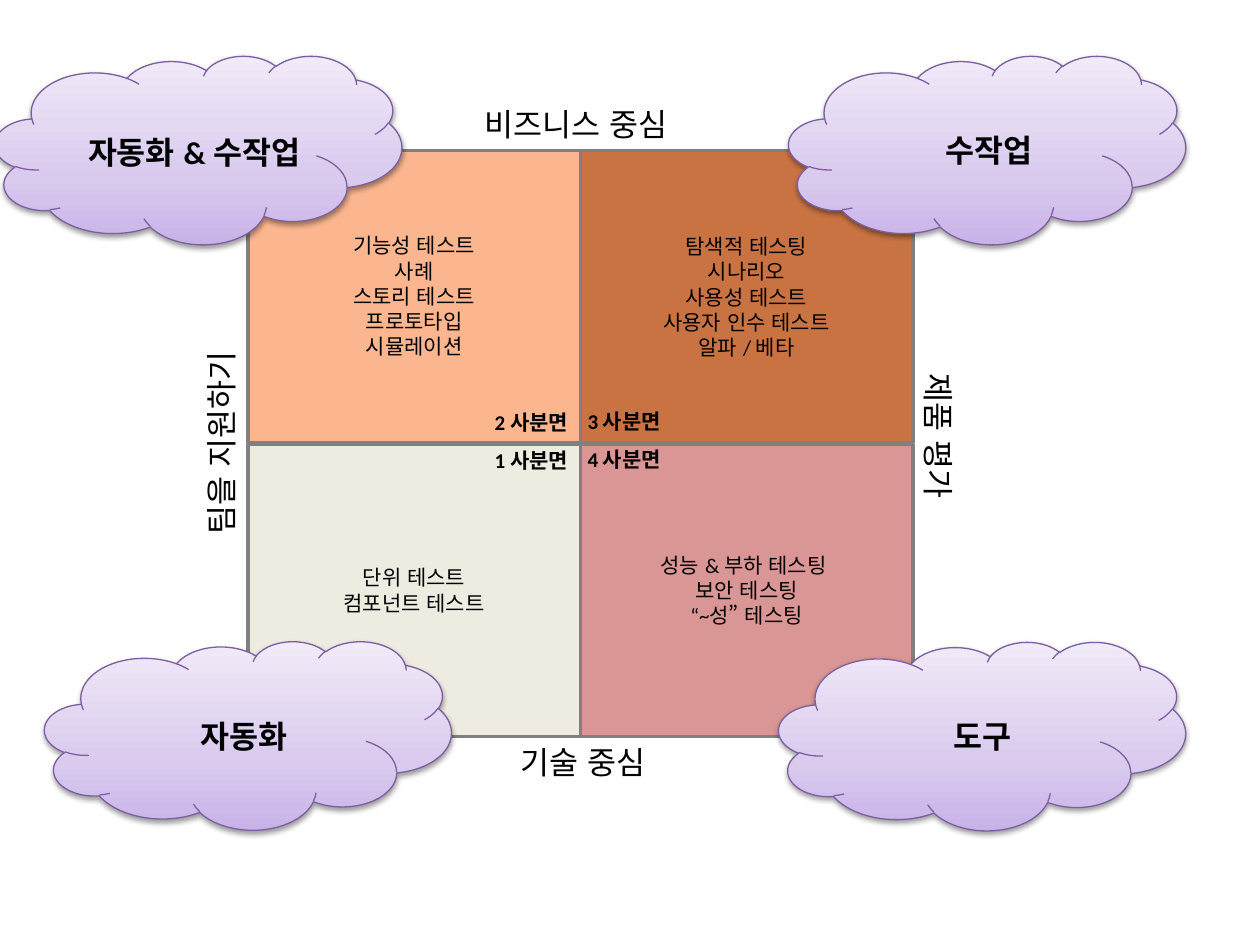
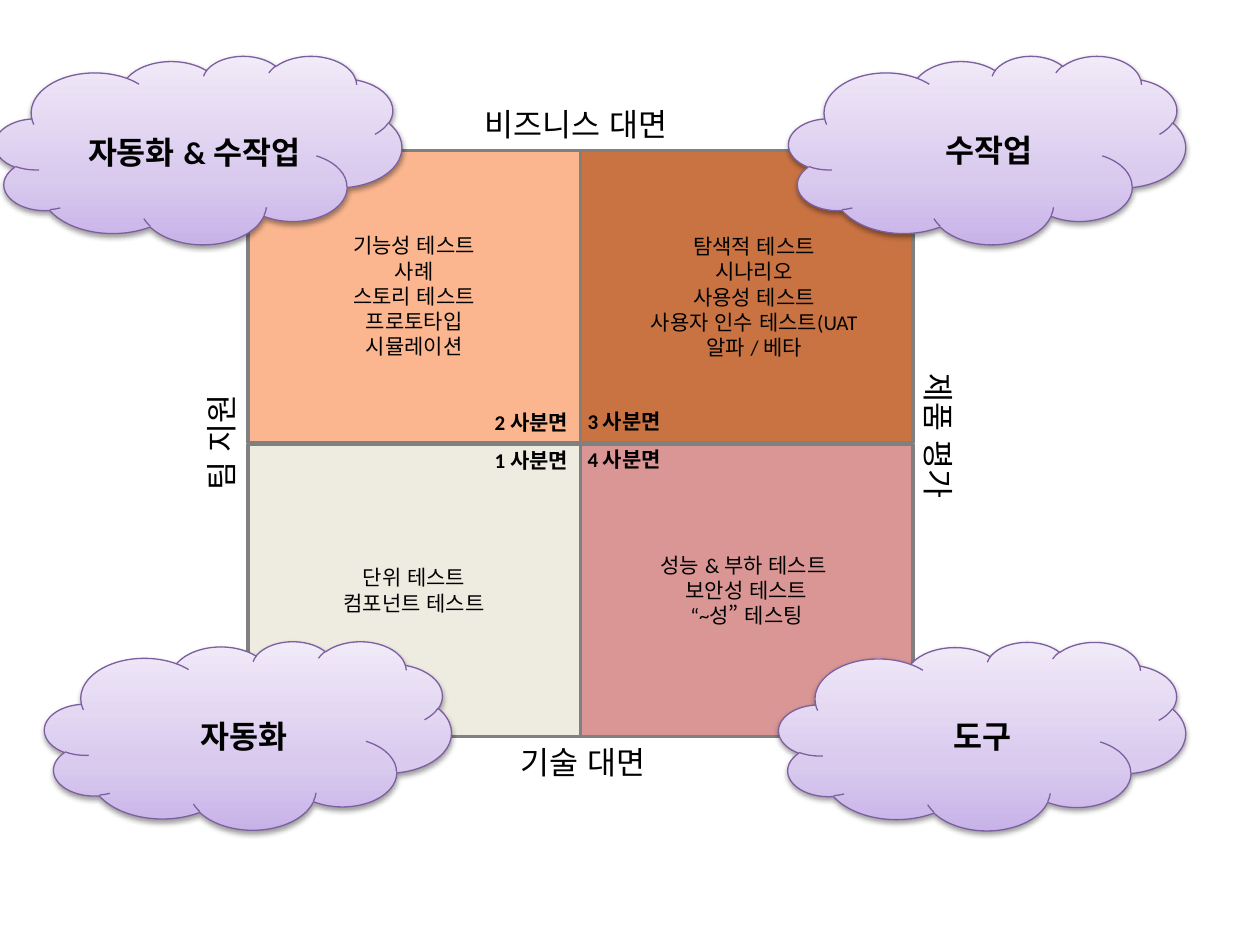
Before and after one commit to acn1/test-auto, a slide deck: slide 5 of TMON_애자일_테스팅_가이드_v0.2_김태영작업_수정.pptx. Drawn at 1260x945 pixels with LibreOffice and Linux fonts; fonts in the diff are those of the drawing. Boxes give left, top, right and bottom in pixels: in the first picture for what was removed or moved away, otherwise in the second. Text is boxed around its words. In the diff, an @@ line names an element or a change of style, - is before the commit and + after.

```diff
--- a/TMON_애자일_테스팅_가이드_v0.2_김태영작업_수정.pptx
+++ b/TMON_애자일_테스팅_가이드_v0.2_김태영작업_수정.pptx
@@ text at (x1=484, y1=110, x2=667, y2=139): text changed @@
-비즈니스 중심
+비즈니스 대면
@@ text "탐색적 테스트" moved from (x1=663, y1=236, x2=830, y2=357) to (x1=651, y1=236, x2=857, y2=357) @@
@@ text at (x1=693, y1=236, x2=815, y2=256): text changed @@
-탐색적 테스팅
+탐색적 테스트
@@ text at (x1=651, y1=312, x2=857, y2=333): text changed @@
-사용자 인수 테스트
+사용자 인수 테스트(UAT
@@ text at (x1=197, y1=400, x2=243, y2=487): text changed @@
-팀을 지원하기
+팀 지원
@@ text at (x1=661, y1=555, x2=827, y2=600): text changed @@
-성능 & 부하 테스팅
-보안 테스팅
+성능 & 부하 테스트
+보안성 테스트
@@ text at (x1=521, y1=748, x2=645, y2=777): text changed @@
-기술 중심
+기술 대면
```
Also in this commit, not shown: 1 other slide changed, 1 other file.
